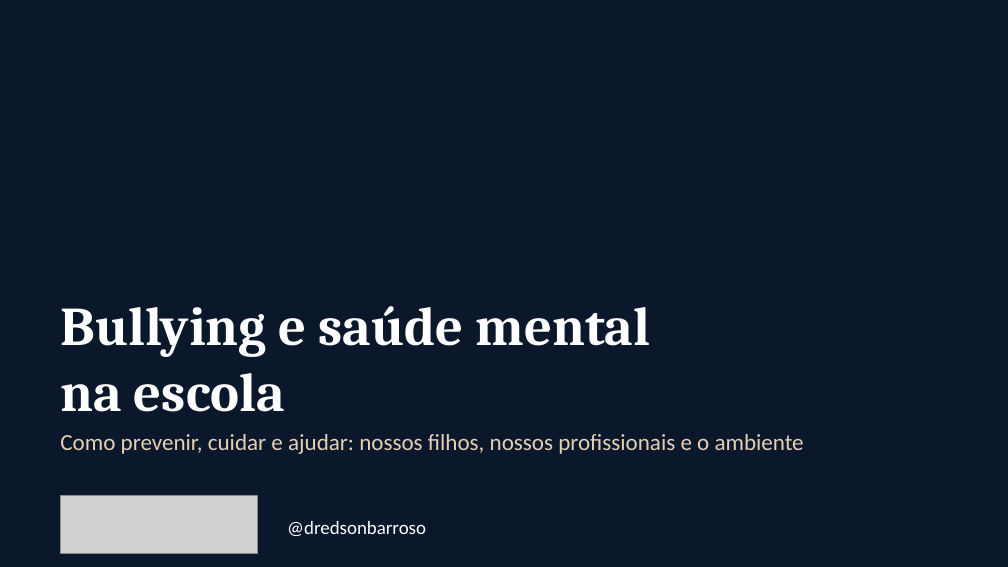
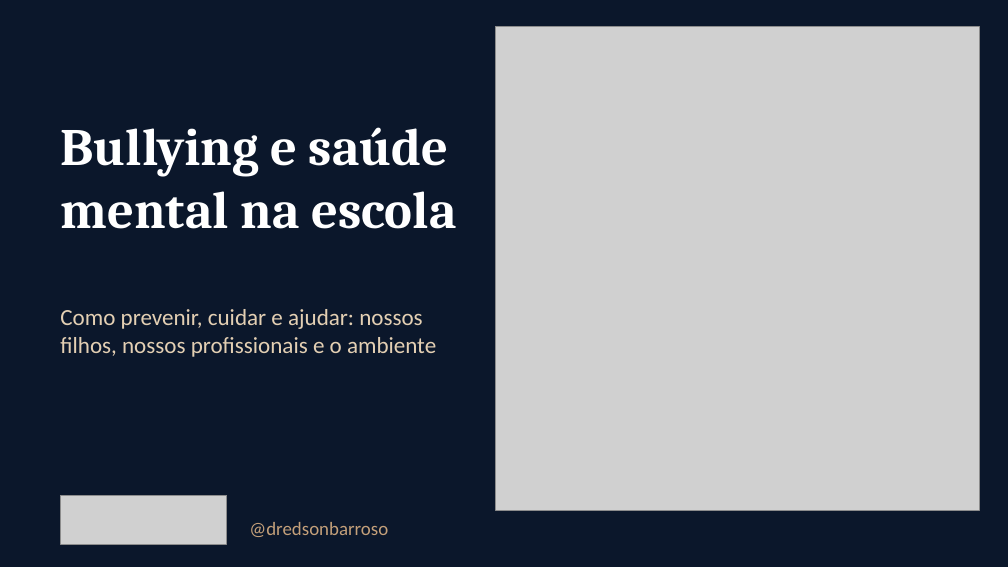
Before and after one commit to ebarroso12/ocorpoexplica, a slide deck: slide 1 of apresentacoes/bullying-saude-mental-escola.pptx. Drawn at 1008x567 pixels with LibreOffice and Linux fonts; fonts in the diff are those of the drawing; grey boxes stand for pictures; background and template pictures are left out; a plain dark background stands for a picture behind light text. Boxes give left, top, right and bottom in pixels: in the first picture for what was removed or moved away, otherwise in the second. Text is boxed around its words. In the diff, an @@ line names an element or a change of style, - is before the commit and + after.

```diff
--- a/apresentacoes/bullying-saude-mental-escola.pptx
+++ b/apresentacoes/bullying-saude-mental-escola.pptx
@@ background picture (left out) to #FFFFFF @@
@@ picture added at [495,26,979,510] @@
@@ text at [60,127,456,229]: text changed; size 52 to 50 pt @@
-Bullying e saúde mental
-na escola
+Bullying e saúde
+mental na escola
@@ text "Como prevenir, cuidar e ajudar: ..." rewrapped from [60,434,804,454] to [60,309,436,357] @@
@@ picture: place and size @@
-picture at [60,495,257,554]
+picture at [60,495,227,544]
@@ text "@dredsonbarroso": place and size @@
-text "@dredsonbarroso" at [287,521,426,536]
+text "@dredsonbarroso" at [249,522,388,537]
@@ text "@dredsonbarroso" at [249,522,388,537]: text colour #FFFFFF to #C4A07A @@
```
Also in this commit, not shown: 12 other slides changed, 8 other files.
